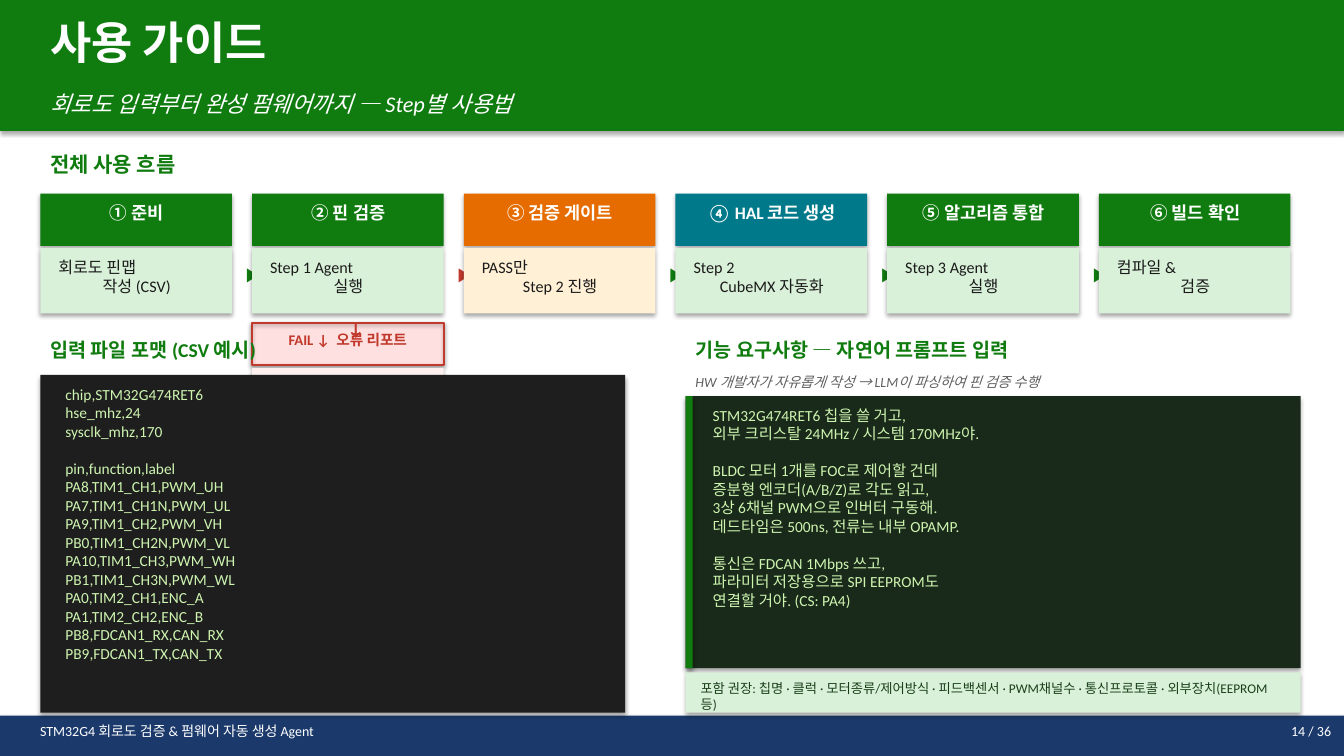
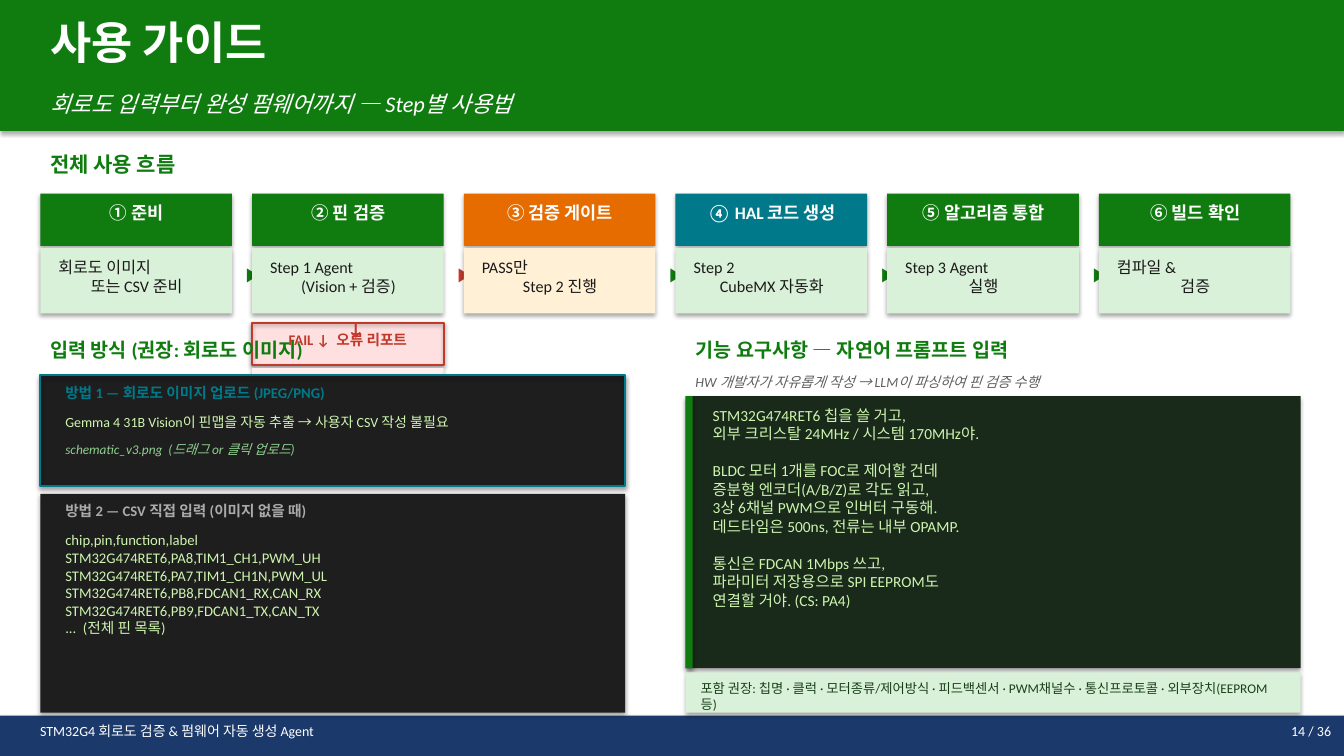
Before and after one commit to younlea/MotorDriveForge, a slide deck: slide 14 of STM32G4_Agent_Plan.pptx. Drawn at 1344x756 pixels with LibreOffice and Linux fonts; fonts in the diff are those of the drawing. Boxes give left, top, right and bottom in pixels: in the first picture for what was removed or moved away, otherwise in the second. Text is boxed around its words. In the diff, an @@ line names an element or a change of style, - is before the commit and + after.

```diff
--- a/STM32G4_Agent_Plan.pptx
+++ b/STM32G4_Agent_Plan.pptx
@@ text at <box>58,259,183,294</box>: text changed @@
-회로도 핀맵
-작성 (CSV)
+회로도 이미지
+또는 CSV 준비
@@ text at <box>270,262,396,294</box>: text changed @@
-Step 1 Agent
-실행
+Step 1 Agent
+(Vision + 검증)
@@ text at <box>50,336,302,362</box>: text changed @@
-입력 파일 포맷 (CSV 예시)
+입력 방식 (권장: 회로도 이미지)
@@ rectangle: place and size @@
-rectangle at <box>40,375,625,713</box>
+rectangle at <box>40,375,625,486</box>
@@ rectangle added at <box>40,375,625,486</box>, outline #007A8A 1.5 pt @@
@@ text added at <box>65,386,325,400</box>, 10.5 pt, text #007A8A, bold @@
+방법 1 — 회로도 이미지 업로드 (JPEG/PNG)
@@ text added at <box>65,415,449,428</box>, 10 pt, text #CEF5B0 @@
+Gemma 4 31B Vision이 핀맵을 자동 추출 → 사용자 CSV 작성 불필요
@@ text added at <box>65,443,291,457</box>, 9.5 pt, text #90D090, italic @@
+schematic_v3.png (드래그 or 클릭 업로드)
@@ rectangle added at <box>40,494,625,713</box>, fill #1E1E1E @@
@@ text added at <box>65,504,306,518</box>, 10.5 pt, text #AAAAAA, bold @@
+방법 2 — CSV 직접 입력 (이미지 없을 때)
@@ text at <box>65,535,327,635</box>: text changed; size 11 to 10.5 pt @@
-chip,STM32G474RET6
-hse_mhz,24
-sysclk_mhz,170
-pin,function,label
-PA8,TIM1_CH1,PWM_UH
-PA7,TIM1_CH1N,PWM_UL
-PA9,TIM1_CH2,PWM_VH
-PB0,TIM1_CH2N,PWM_VL
-PA10,TIM1_CH3,PWM_WH
-PB1,TIM1_CH3N,PWM_WL
-PA0,TIM2_CH1,ENC_A
-PA1,TIM2_CH2,ENC_B
-PB8,FDCAN1_RX,CAN_RX
-PB9,FDCAN1_TX,CAN_TX
+chip,pin,function,label
+STM32G474RET6,PA8,TIM1_CH1,PWM_UH
+STM32G474RET6,PA7,TIM1_CH1N,PWM_UL
+STM32G474RET6,PB8,FDCAN1_RX,CAN_RX
+STM32G474RET6,PB9,FDCAN1_TX,CAN_TX
+... (전체 핀 목록)
```
Also in this commit, not shown: 5 other slides changed, 1 other file.
